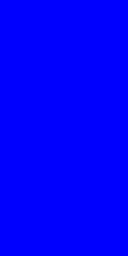
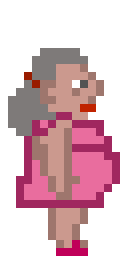
Before/after of a (128, 256) layered artwork. What changed in the layer stack:
added layer "Lady copy" above "Lady" over [8, 48, 120, 256]
hid "Background" over [0, 0, 128, 256]
